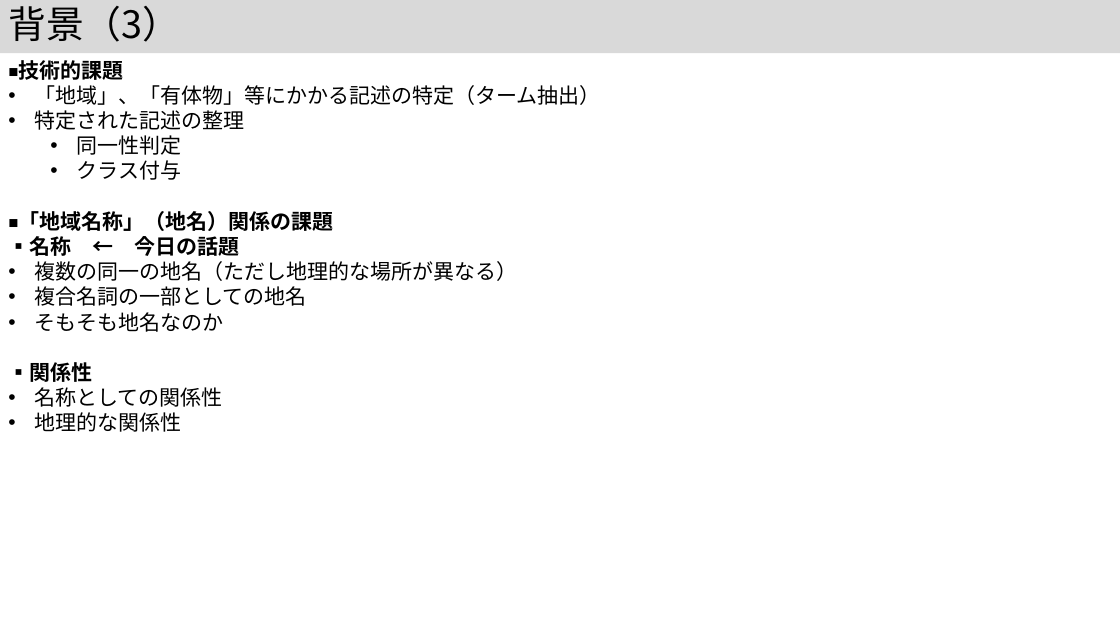
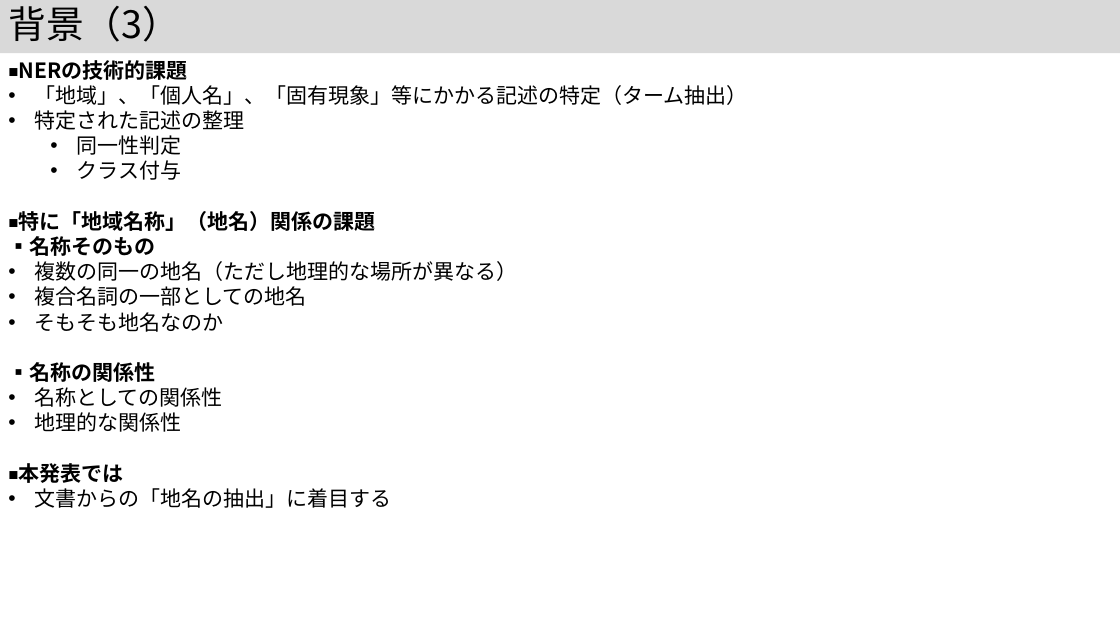
Before and after one commit to kouamano/nihongo-region-name-extract, a slide deck: slide 4 of jsik2026taikai.pptx. Drawn at 1120x630 pixels with LibreOffice and Linux fonts; fonts in the diff are those of the drawing. Boxes give left, top, right and bottom in pixels: in the first picture for what was removed or moved away, otherwise in the second. Text is boxed around its words. In the diff, an @@ line names an element or a change of style, - is before the commit and + after.

Commit message:
add

```diff
--- a/jsik2026taikai.pptx
+++ b/jsik2026taikai.pptx
@@ text at box(18, 60, 748, 105): text changed @@
-◾️技術的課題
-• 「地域」、「有体物」等にかかる記述の特定（ターム抽出）
+◾️NERの技術的課題
+• 「地域」、「個人名」、「固有現象」等にかかる記述の特定（ターム抽出）
@@ text at box(8, 211, 375, 256): text changed @@
-◾️「地域名称」（地名）関係の課題
-▪️名称 ← 今日の話題
+◾️特に「地域名称」（地名）関係の課題
+▪️名称そのもの
@@ text at box(8, 362, 155, 382): text changed @@
-▪️関係性
+▪️名称の関係性
@@ text at box(18, 463, 392, 508): paragraphs added @@
+◾️本発表では
+• 文書からの「地名の抽出」に着目する
```
Also in this commit, not shown: 3 other slides changed, 2 slides added.
